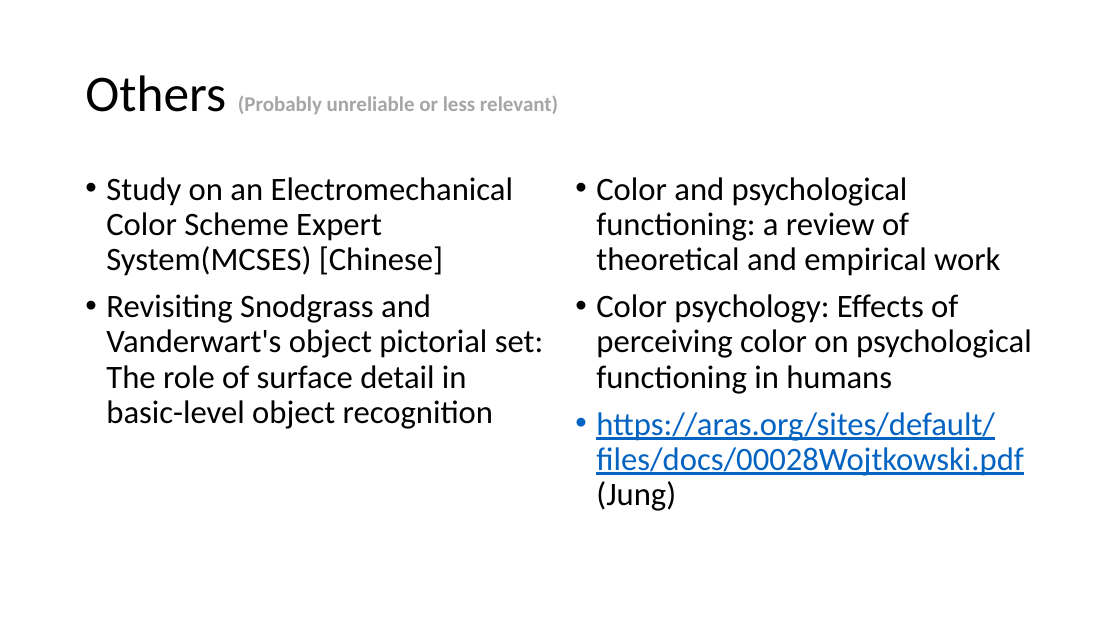
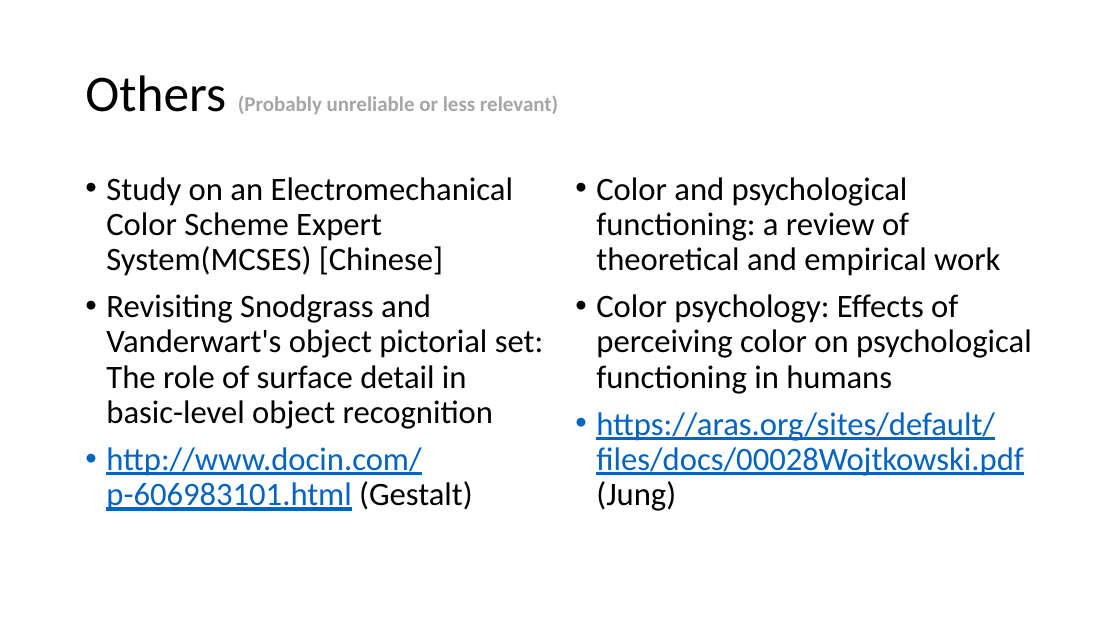
Before and after one commit to PatriciaXiao/Conclusion, a slide deck: slide 21 of Conclusion.pptx (slide 20 before the commit). Drawn at 1120x630 pixels with LibreOffice and Linux fonts; fonts in the diff are those of the drawing. Boxes give left, top, right and bottom in pixels: in the first picture for what was removed or moved away, otherwise in the second. Text is boxed around its words. In the diff, an @@ line names an element or a change of style, - is before the commit and + after.

```diff
--- a/Conclusion.pptx
+++ b/Conclusion.pptx
@@ text at [106,447,473,511]: paragraph added @@
+• http://www.docin.com/p-606983101.html (Gestalt)
```
Also in this commit, not shown: 3 other slides changed, 2 slides added, 14 other files.
